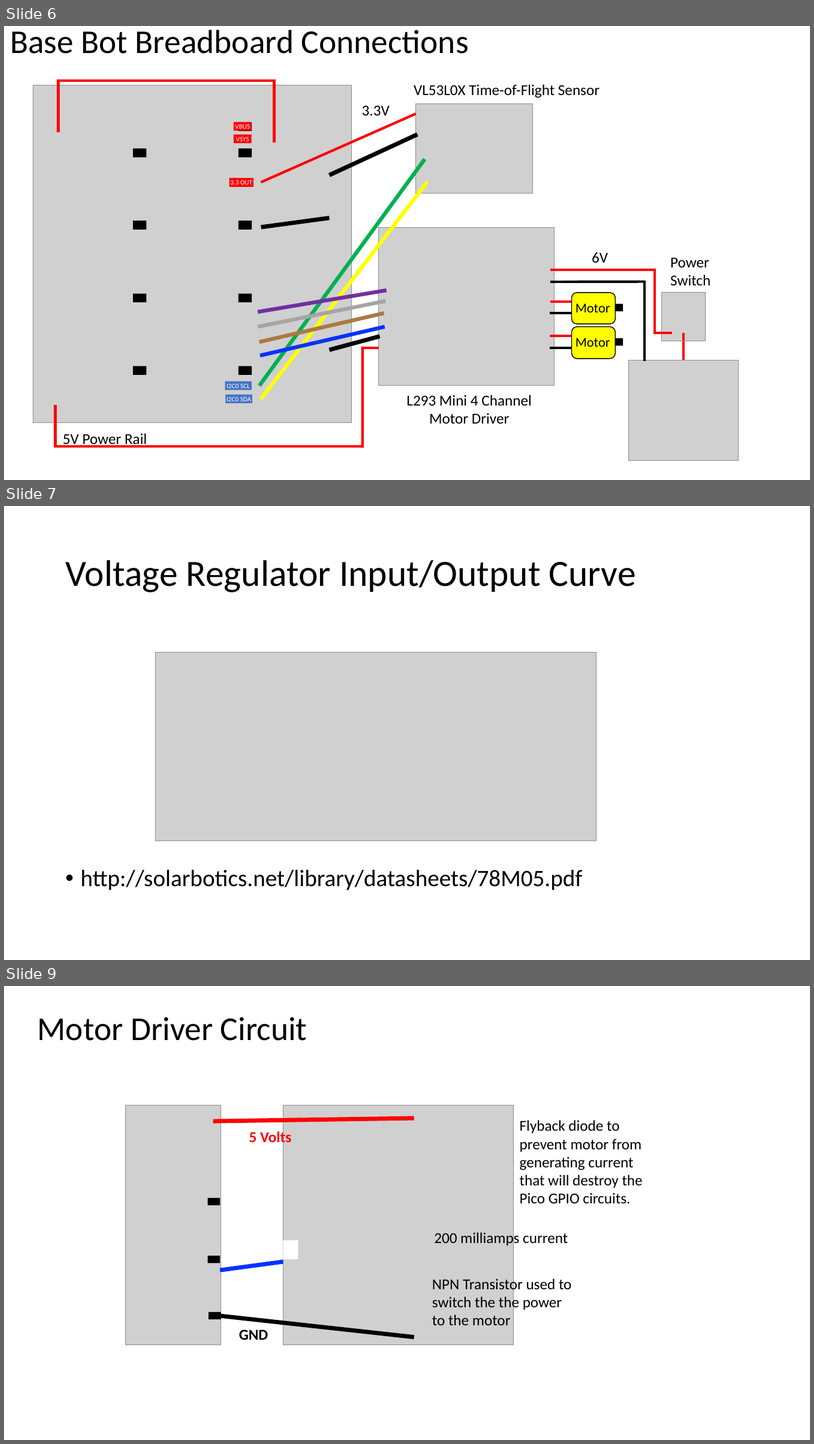
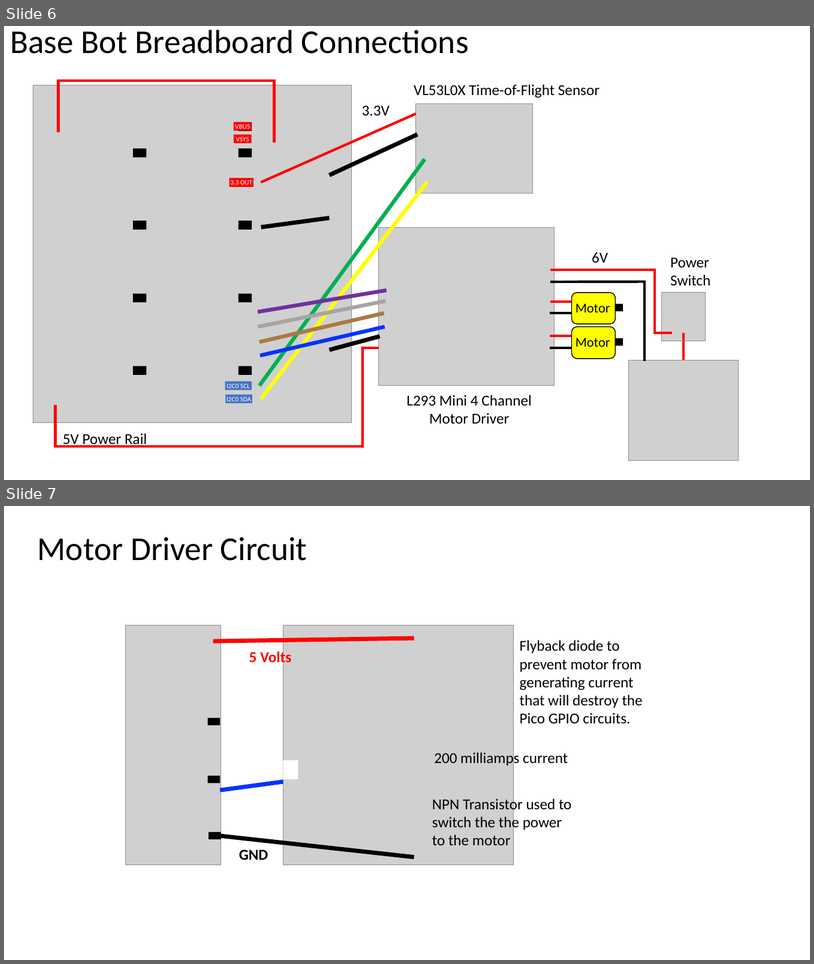
Before and after one commit to CoderDojoTC/micropython, a slide deck: docs/presentations/Circuit-Diagrams.pptx. Shown one above the other, each under a label of ours: slides 6, 7 and 9 before the commit, slides 6 and 7 after it; the slides between them are not shown. The pictures are 814x1444 and 814x964 pixels, drawn with LibreOffice and Linux fonts; fonts in the diff are those of the drawing; grey boxes stand for pictures. Boxes give left, top, right and bottom in pixels: in the first picture for what was removed or moved away, otherwise in the second. Text is boxed around its words. In the diff, an @@ line names an element or a change of style, - is before the commit and + after.

```diff
--- a/docs/presentations/Circuit-Diagrams.pptx
+++ b/docs/presentations/Circuit-Diagrams.pptx
@@ slide 7 removed at <box>4,506,810,960</box>, background #FFFFFF @@
@@ title removed at <box>65,560,636,592</box> @@
-Voltage Regulator Input/Output Curve
@@ picture removed at <box>155,652,597,841</box> @@
@@ text removed at <box>81,869,583,890</box> @@
-• http://solarbotics.net/library/datasheets/78M05.pdf
@@ what was slide 9 is now slide 7 @@
```
Also in this commit, not shown: 5 slides added, 4 other slides removed, 4 other files.
